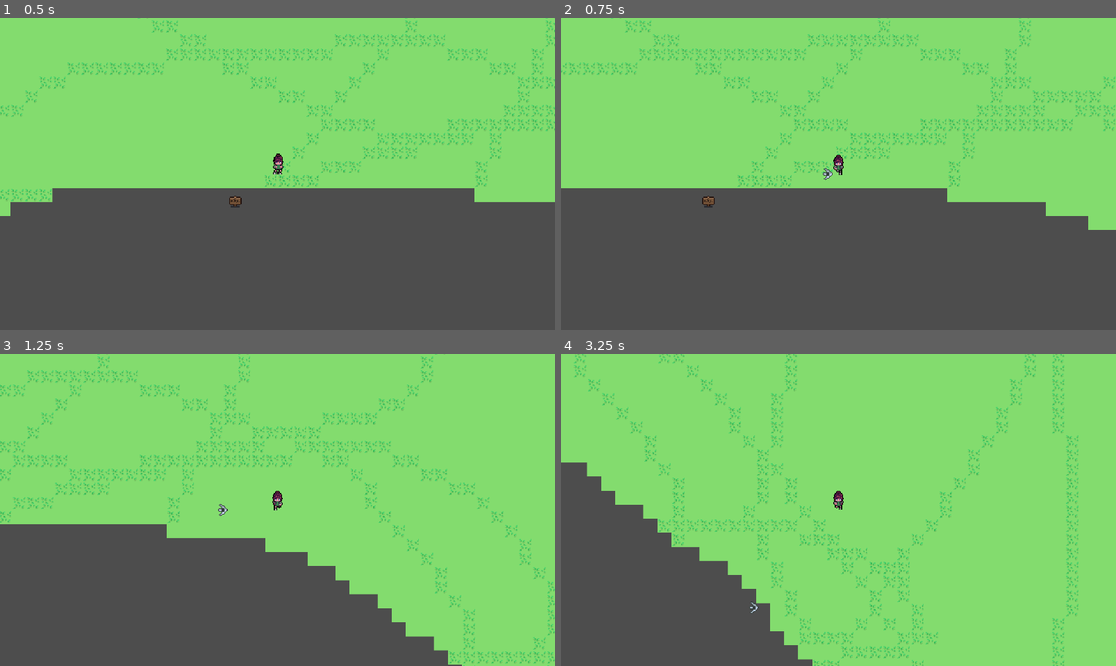
Above: before the commit, frames 1-4 (two rows, left to right).
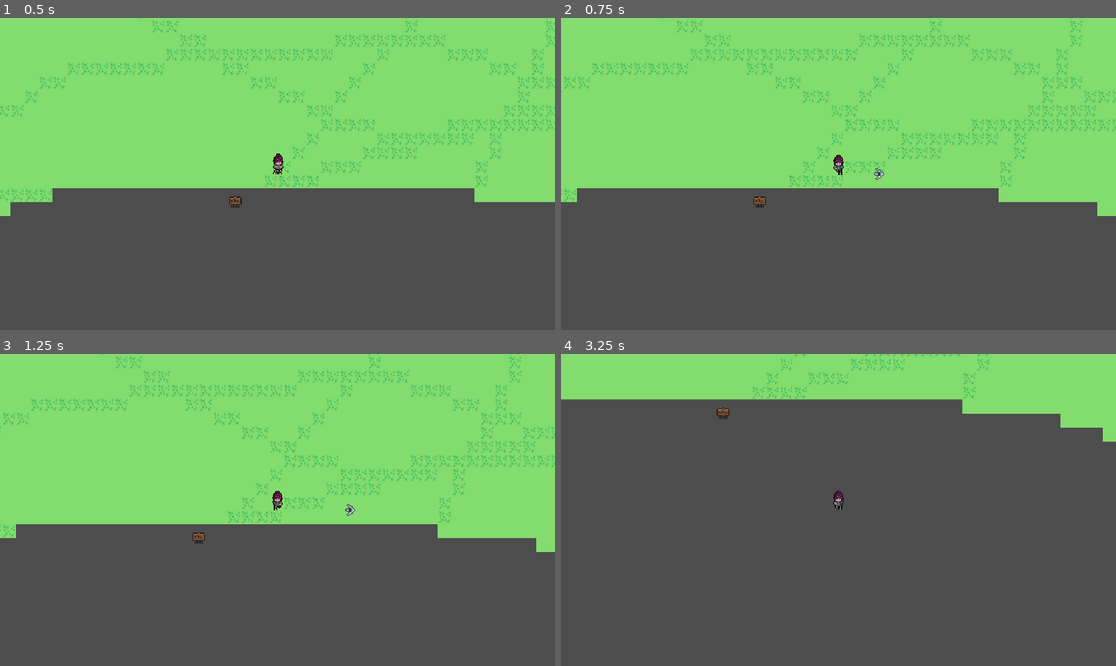
Above: after the commit, the same moments.

Repository: tks2103/ninpo2
Game: Godot game, scene res://scenes/grassland/grassland.tscn
Same seed, same stepped clock (60 frames per second), same inputs: the game is played once before the commit and once after it.
Inputs:
- Up to frame 1 (0.5 s): no input
- Up to frame 2 (0.75 s): tap Enter at 0.5 s; hold F (right) from 0.53 s (still down); tap A (action) at 0.6 s
- Up to frame 3 (1.25 s): keep holding F (right)
- Up to frame 4 (3.25 s): release F (right) at 1.28 s; hold D (down) 1.28-2.03 s; tap A (action) at 1.35, 2.1, 2.85 s; hold F (right) 2.03-2.78 s; hold E (up) from 2.78 s (still down)

Frame 1 is identical in both runs. In frame 2, 5.7% of the frame differs, in the area x 0-100%, y 0-68%; in frame 3, 20%; in frame 4, 68%, in the area x 0-100%, y 0-100%.

Commit message:
hookshot freezes char

Diff:
--- a/entities/hookshot/hookshot.gd
+++ b/entities/hookshot/hookshot.gd
@@ -93,6 +93,8 @@
 		hook.global_position = owner_node.global_position
 		_hide_hook()
 		state = State.IDLE
+		owner_node.state = State.IDLE
+		owner_node = null
 		#emit_signal("retracted")
 	else:
 		hook.global_position += dir.normalized() * retract_speed * delta
@@ -129,6 +131,7 @@
 func _finish_pull() -> void:
 	if owner_node is CharacterBody2D:
 		owner_node.velocity = Vector2.ZERO
+		owner_node.state = State.IDLE
 	#tip.monitoring = false
 	_hide_hook()
 	state = State.IDLE
--- a/entities/player/player.gd
+++ b/entities/player/player.gd
@@ -2,6 +2,7 @@
 
 enum State {
 	IDLE,
+	HOOKSHOTTING,
 	WALK
 }
 
@@ -28,6 +29,8 @@
 	print(int(position.x / 16), " ", int(position.y / 16))
 
 func move() -> void:
+	if state == State.HOOKSHOTTING:
+		return
 	move_direction.x = 	int(Input.is_action_pressed("right")) - \
 						int(Input.is_action_pressed("left"))
 	move_direction.y = 	int(Input.is_action_pressed("down")) - \
@@ -48,12 +51,15 @@
 		pass
 
 func act() -> void:
+	if state == State.HOOKSHOTTING:
+		return
 	if Input.is_action_just_pressed("action"):
 		print("launch hookshot")
 		if not hookshot:
 			hookshot = HookshotScene.instantiate()
 			get_parent().add_child(hookshot)
 		hookshot.fire(Vector2(1, 0), self)
+		state = State.HOOKSHOTTING
 		#print("throw boomerang")
 		#var boomerang: CharacterBody2D = BoomerangScene.instantiate()
 		#get_parent().add_child(boomerang)
